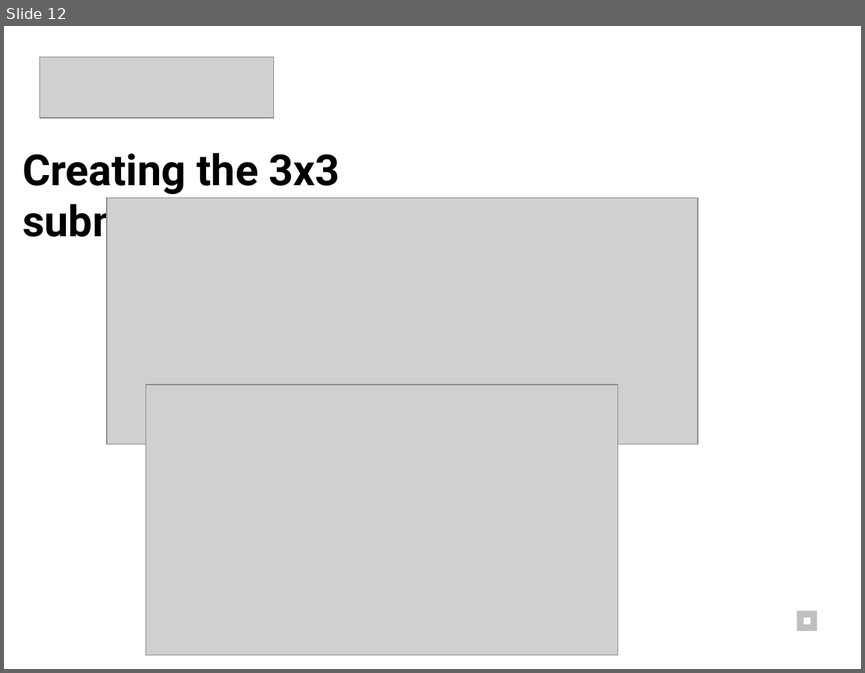
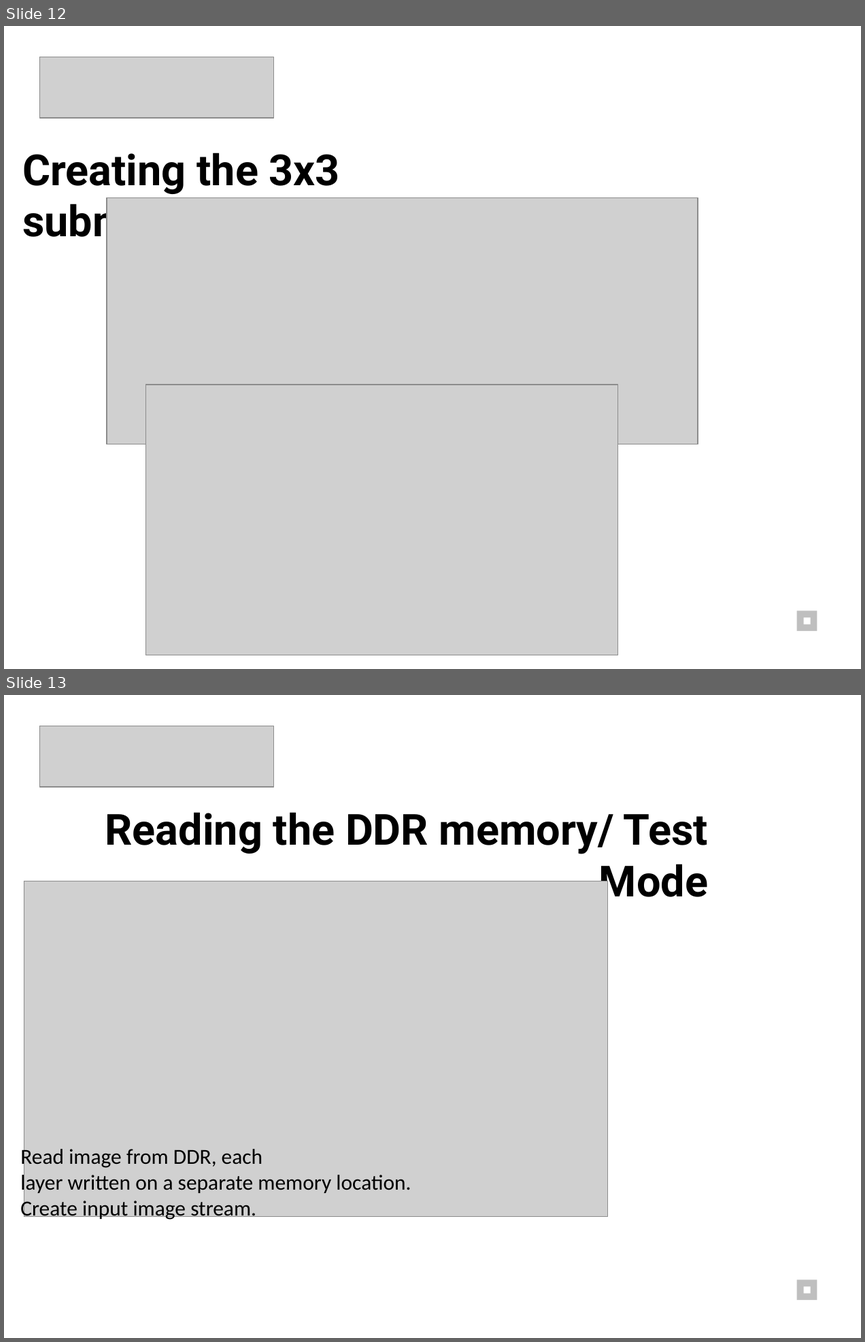
Before and after one commit to hszilard13/Infared-based-Image-processing-Zybo, a slide deck: Presentation/Presentation.pptx. Shown one above the other, each under a label of ours: slide 12 before the commit, slides 12 and 13 after it. The pictures are 865x673 and 865x1342 pixels, drawn with LibreOffice and Linux fonts; fonts in the diff are those of the drawing; grey boxes stand for pictures. Boxes give left, top, right and bottom in pixels: in the first picture for what was removed or moved away, otherwise in the second. Text is boxed around its words. In the diff, an @@ line names an element or a change of style, - is before the commit and + after.

```diff
--- a/Presentation/Presentation.pptx
+++ b/Presentation/Presentation.pptx
@@ slide 13 added at [4,695,861,1338], background #FFFFFF @@
@@ picture added at [40,726,274,787] @@
@@ text added at [105,812,708,906], 36 pt, text #000000, bold @@
+Reading the DDR memory/ Test Mode
@@ picture added at [24,881,608,1216] @@
@@ text added at [20,1146,411,1220], 18 pt, text #000000 @@
+Read image from DDR, each
+layer written on a separate memory location.
+Create input image stream.
@@ rectangle added at [797,1279,817,1300], fill #BFBFBF @@
@@ rectangle added at [804,1286,810,1293], fill #FFFFFF @@
```
Also in this commit, not shown: 4 slides changed.
